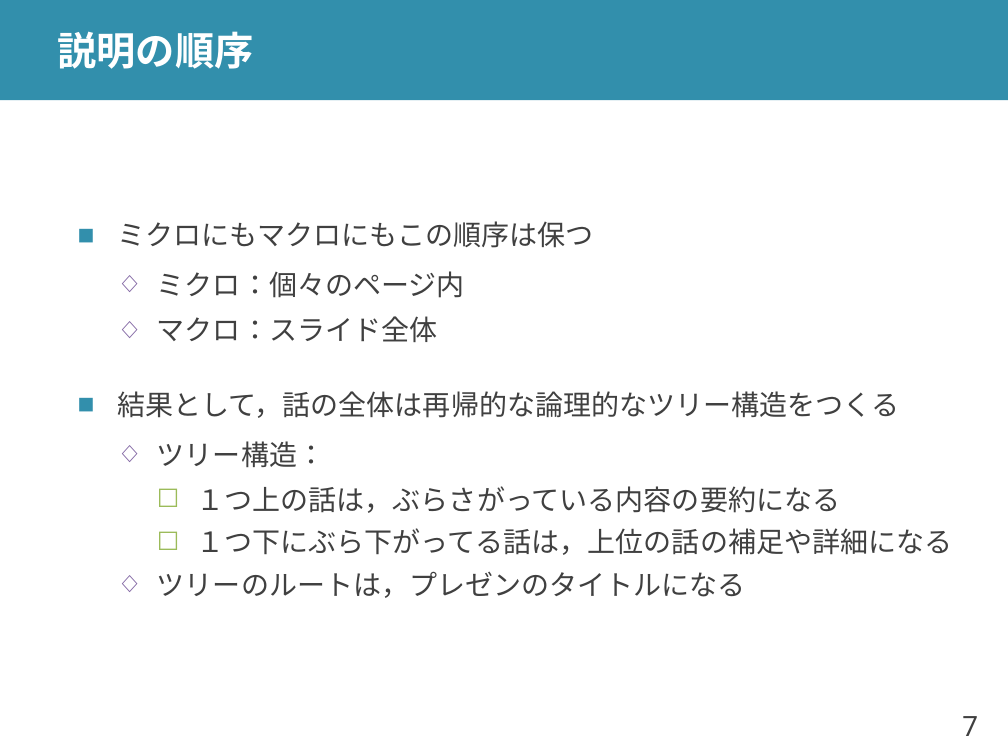
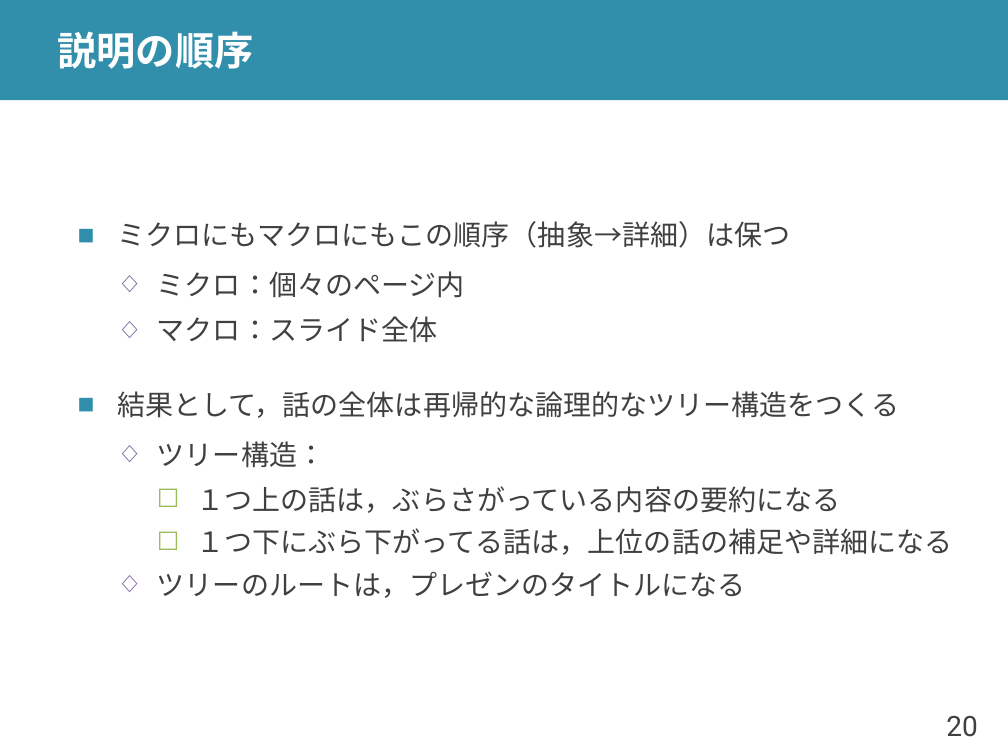
Before and after one commit to shioya-lab/how-to, a slide deck: slide 20 of slide.pptx (slide 7 before the commit). Drawn at 1008x756 pixels with LibreOffice and Linux fonts; fonts in the diff are those of the drawing. Boxes give left, top, right and bottom in pixels: in the first picture for what was removed or moved away, otherwise in the second. Text is boxed around its words. In the diff, an @@ line names an element or a change of style, - is before the commit and + after.

```diff
--- a/slide.pptx
+++ b/slide.pptx
@@ text at (117, 221, 790, 248): text changed @@
-■ ミクロにもマクロにもこの順序は保つ
+■ ミクロにもマクロにもこの順序（抽象→詳細）は保つ
@@ page number at (946, 716, 977, 737): text changed @@
-7
+20
```
Also in this commit, not shown: 12 other slides changed, 6 slides added, 1 other file.
